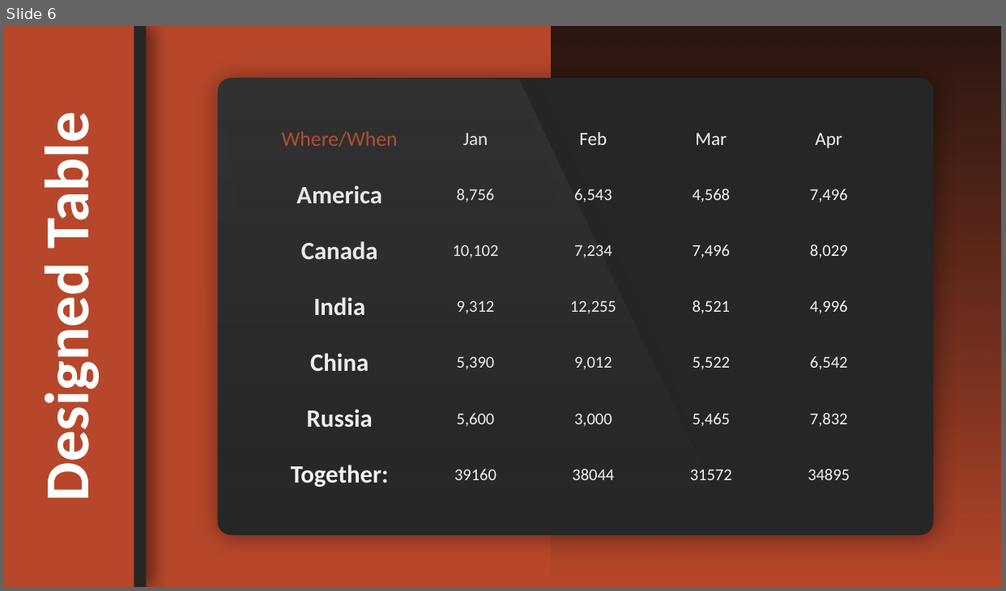
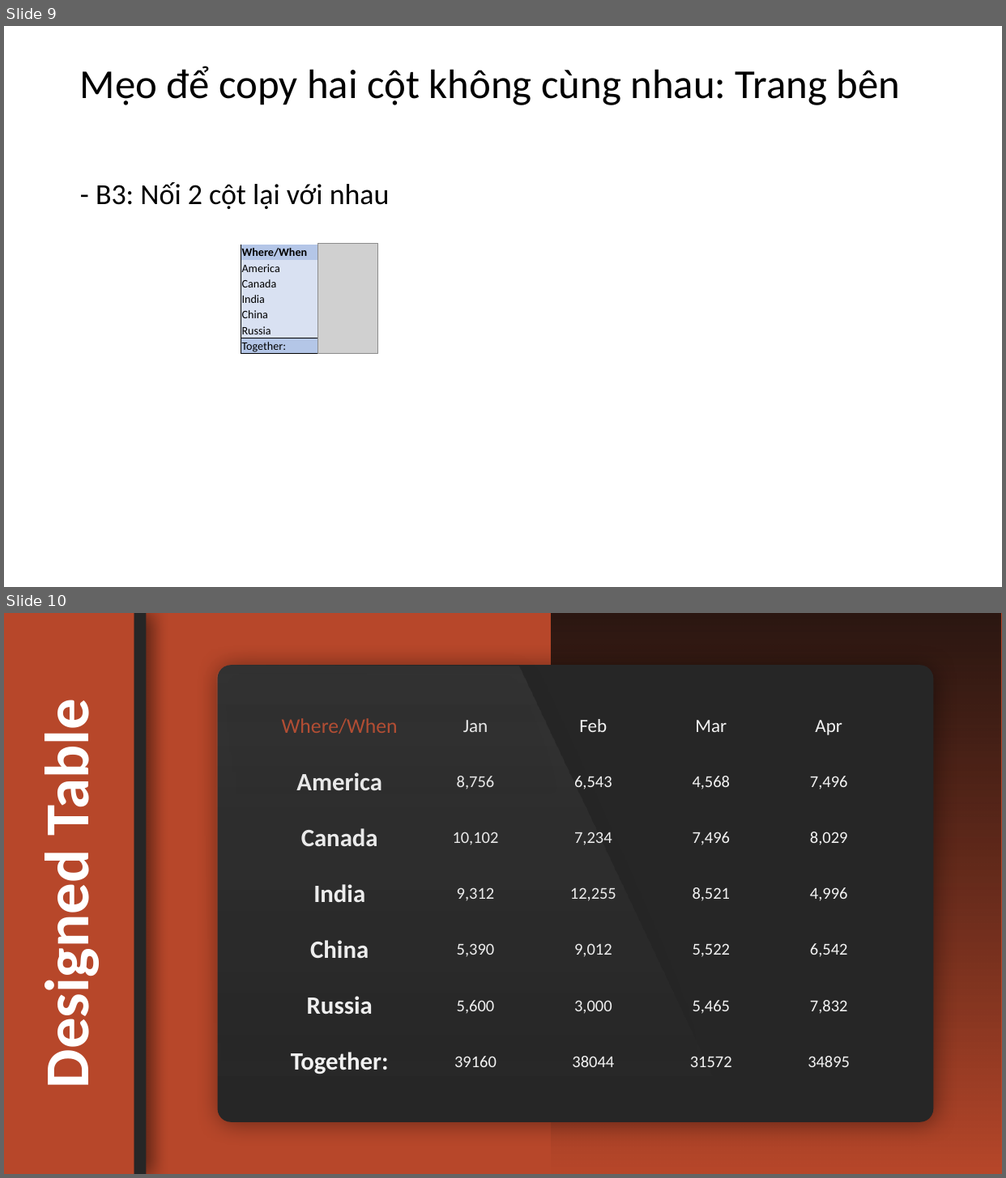
Before and after one commit to tranthanhbinh2603/PPTmasterclassV6_Powerpoint_from_A_to_Z, a slide deck: Section 11 - Tables in PowerPoint/Learning.pptx. Shown one above the other, each under a label of ours: slide 6 before the commit, slides 9 and 10 after it. The pictures are 1006x591 and 1006x1178 pixels, drawn with LibreOffice and Linux fonts; fonts in the diff are those of the drawing; grey boxes stand for pictures; background and template pictures are left out. Boxes give left, top, right and bottom in pixels: in the first picture for what was removed or moved away, otherwise in the second. Text is boxed around its words. In the diff, an @@ line names an element or a change of style, - is before the commit and + after.

```diff
--- a/Section 11 - Tables in PowerPoint/Learning.pptx
+++ b/Section 11 - Tables in PowerPoint/Learning.pptx
@@ slide 9 added at <box>4,26,1002,587</box>, background #FFFFFF @@
@@ title added at <box>80,66,900,105</box>, 39.6 pt, text #000000 @@
+Mẹo để copy hai cột không cùng nhau: Trang bên
@@ text added at <box>96,182,390,209</box>, 28 pt, text #000000 @@
+- B3: Nối 2 cột lại với nhau
@@ picture added at <box>317,244,377,354</box> @@
@@ table added at <box>241,245,318,356</box>, 7 rows, 1 columns @@
+Where/When
+America
+Canada
+India
+China
+Russia
+Together:
@@ what was slide 6 is now slide 10 @@
```
Also in this commit, not shown: 6 other slides added.
